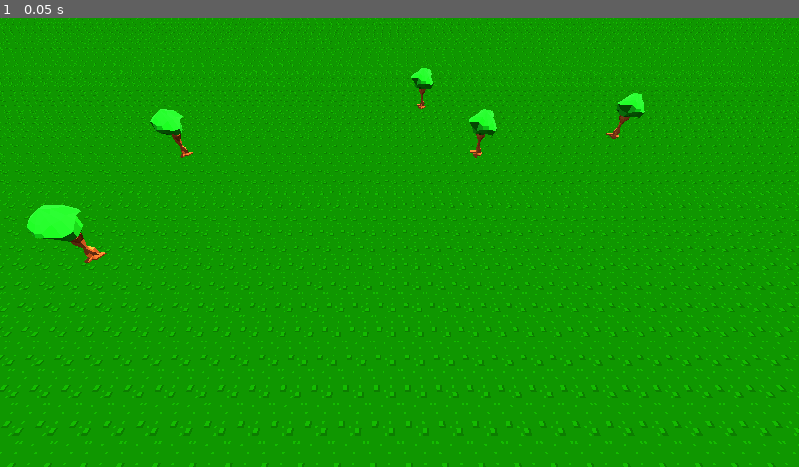
Above: before the commit, frame 1.
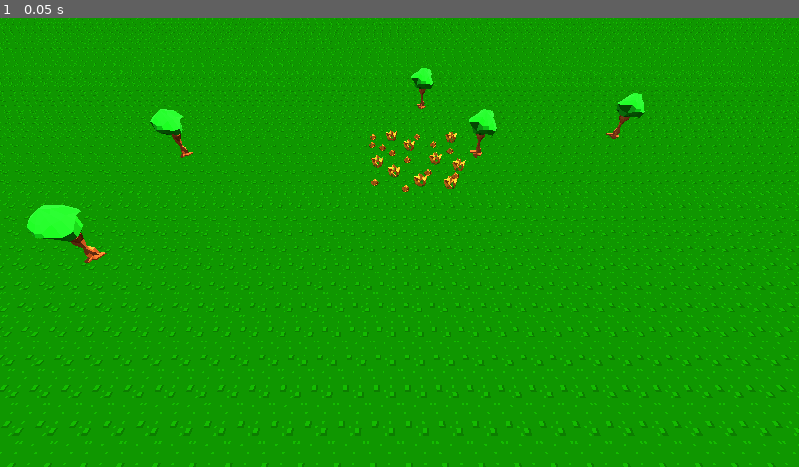
Above: after the commit, the same moment.

Repository: BH3Panzer/EE-Beyond-A-Dream
Game: Godot game, scene res://src/scene/main.tscn
Two runs of this game, one before a commit and one after it. Both use one fixed random seed, a clock stepped at 60 frames per second and the inputs below.
Inputs:
- Up to frame 1 (0.05 s): no input

The runs differ from the first frame. In frame 1, 0.4% of the frame differs, in the area x 46-59%, y 24-39%.

Commit message:
added food spot

Diff:
--- a/src/scene/main.tscn
+++ b/src/scene/main.tscn
@@ -1,8 +1,9 @@
-[gd_scene load_steps=9 format=3 uid="uid://dmju6sihnst6s"]
+[gd_scene load_steps=10 format=3 uid="uid://dmju6sihnst6s"]
 
 [ext_resource type="Texture2D" uid="uid://d2bvy8bjmm4sk" path="res://assets/textures/grounds/grass.png" id="1_b7047"]
 [ext_resource type="Script" path="res://src/scripts/Camera.gd" id="1_l07ig"]
 [ext_resource type="PackedScene" uid="uid://louolccrs4lf" path="res://assets/models/arbre.gltf" id="2_f1xbp"]
+[ext_resource type="PackedScene" uid="uid://ce6ap0j8c6gys" path="res://assets/models/foodSpot.gltf" id="4_wk747"]
 
 [sub_resource type="ProceduralSkyMaterial" id="ProceduralSkyMaterial_ha7eb"]
 sky_horizon_color = Color(0.64625, 0.65575, 0.67075, 1)
@@ -61,3 +62,6 @@
 
 [node name="blockbench_export5" parent="." instance=ExtResource("2_f1xbp")]
 transform = Transform3D(1, 0, 0, 0, 1, 0, 0, 0, 1, -5.41625, 2.08165e-12, 3.59294)
+
+[node name="blockbench_export6" parent="." instance=ExtResource("4_wk747")]
+transform = Transform3D(0.5, 0, 0, 0, 0.5, 0, 0, 0, 0.5, 0.382477, 0, 0.615198)
Not shown, added: assets/models/foodSpot.gltf
Not shown, added: assets/models/foodSpot.gltf.import
Binary file added: assets/models/foodSpot_0.png
Not shown, added: assets/models/foodSpot_0.png.import
Binary file added: assets/modelsSaves/foodSpot.png
Not shown, added: assets/modelsSaves/foodSpot.png.import
Not shown, added: assets/modelsSaves/foodSpot.bbmodel
